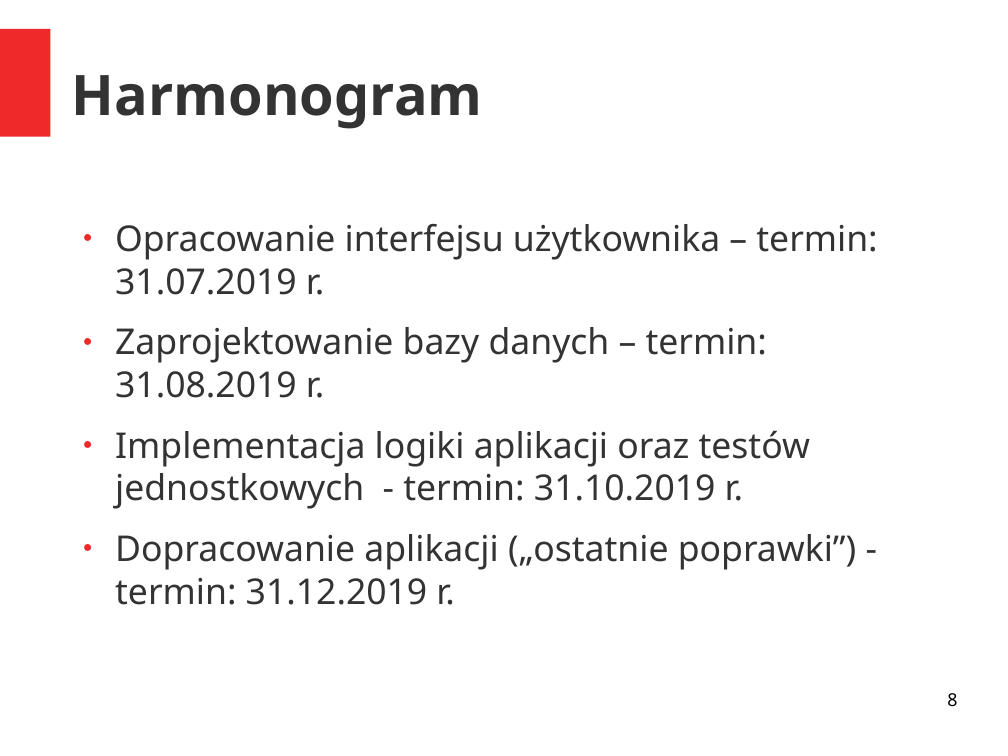
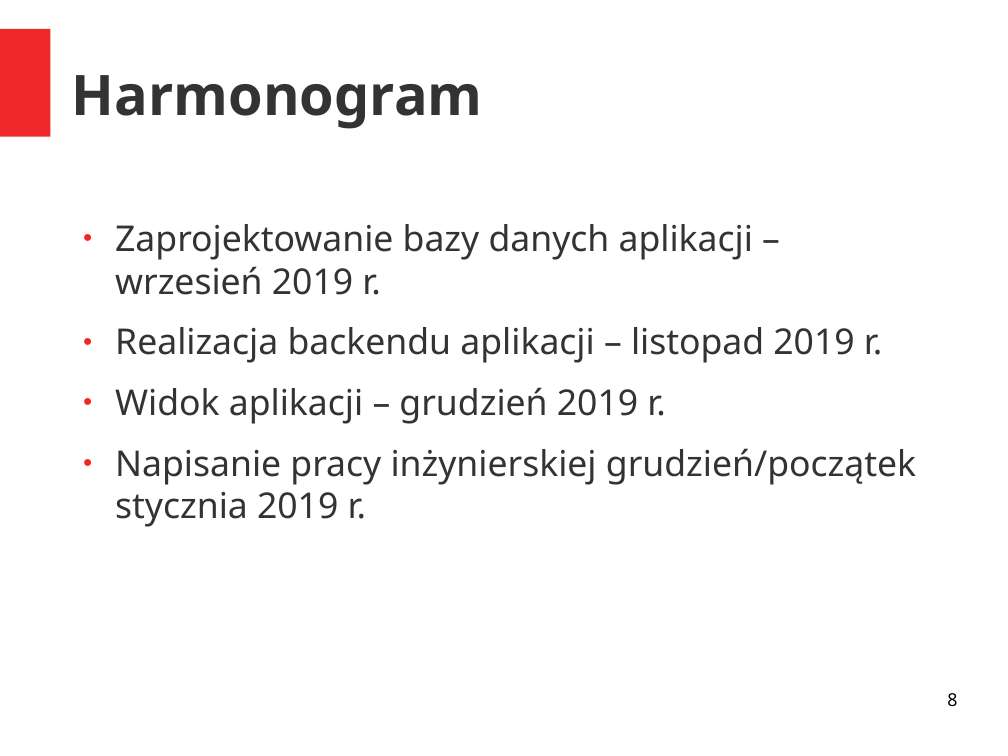
Before and after one commit to AGranosik/IWP, a slide deck: slide 8 of IWP.odp. Drawn at 1008x756 pixels with LibreOffice and Linux fonts; fonts in the diff are those of the drawing. Boxes give left, top, right and bottom in pixels: in the first picture for what was removed or moved away, otherwise in the second. Text is boxed around its words. In the diff, an @@ line names an element or a change of style, - is before the commit and + after.

```diff
--- a/IWP.odp
+++ b/IWP.odp
@@ text at [115,224,916,527]: text changed @@
-● Opracowanie interfejsu użytkownika – termin: 31.07.2019 r.
-● Zaprojektowanie bazy danych – termin: 31.08.2019 r.
-● Implementacja logiki aplikacji oraz testów jednostkowych - termin: 31.10.2019 r.
-● Dopracowanie aplikacji („ostatnie poprawki”) - termin: 31.12.2019 r.
+● Zaprojektowanie bazy danych aplikacji – wrzesień 2019 r.
+● Realizacja backendu aplikacji – listopad 2019 r.
+● Widok aplikacji – grudzień 2019 r.
+● Napisanie pracy inżynierskiej grudzień/początek stycznia 2019 r.
```
Also in this commit, not shown: 6 other slides changed.
